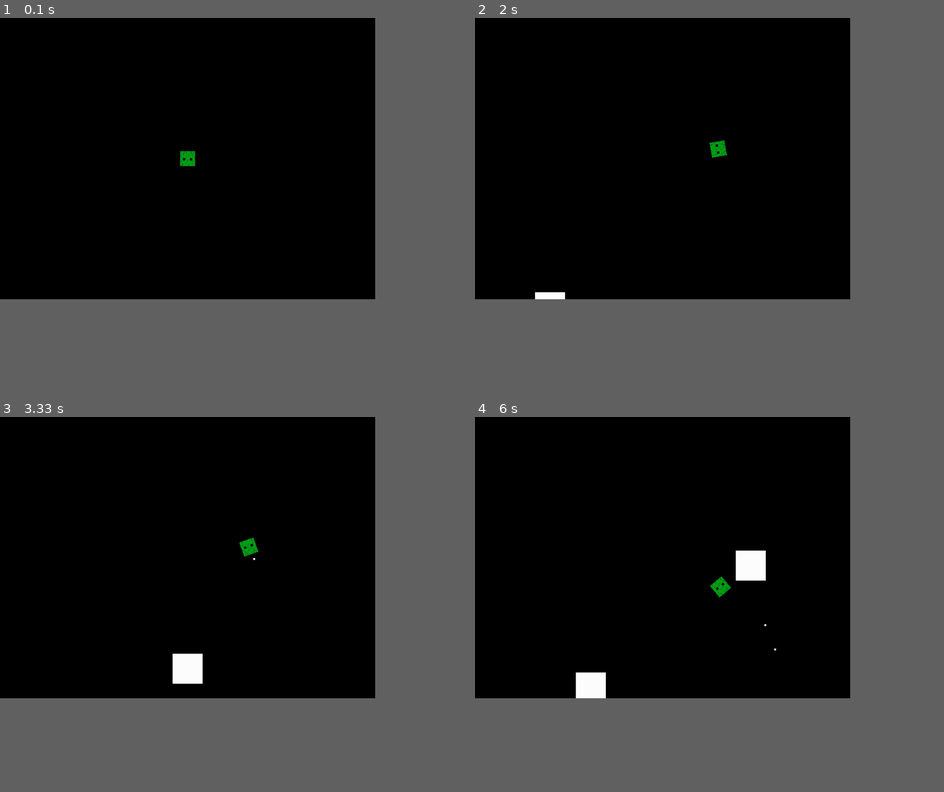
Above: before the commit, frames 1-4 (two rows, left to right).
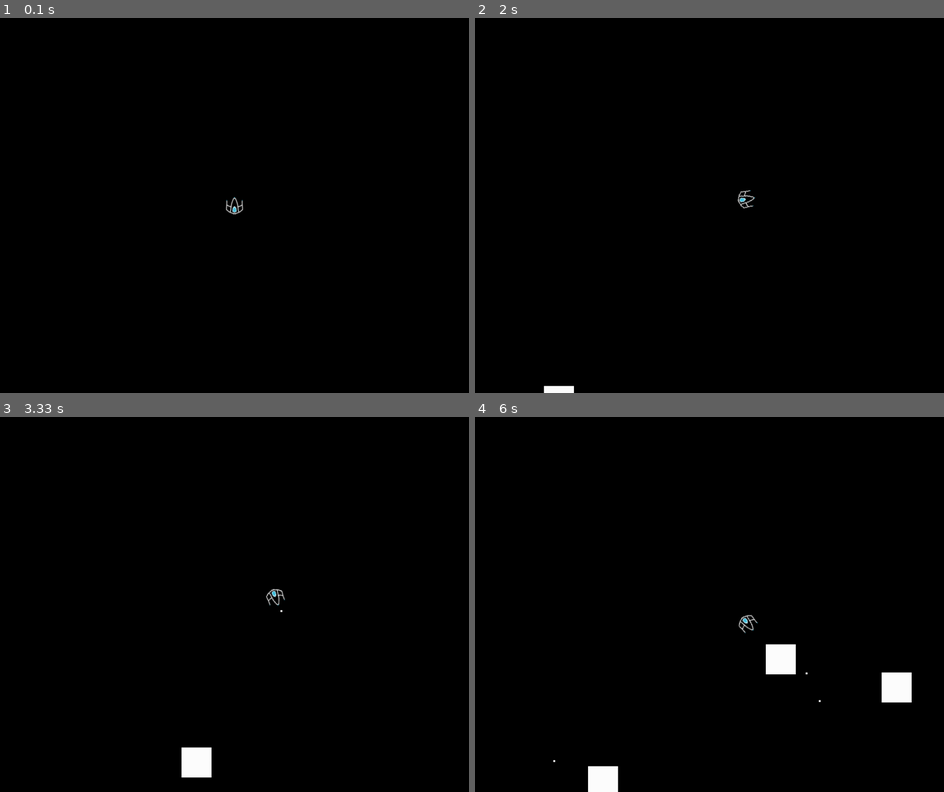
Above: after the commit, the same moments.

Repository: LUDUSLab/stem-games
Game: pygame game, started from AsteroidsEquipe1/main.py
Same seed, same stepped clock (60 frames per second), same inputs: the game is played once before the commit and once after it.
Inputs:
- Up to frame 1 (0.1 s): no input
- Up to frame 2 (2 s): tap Space at 0.33 s; hold A 0.67-1.2 s; hold A 1.23-1.63 s; hold W from 1.67 s (still down)
- Up to frame 3 (3.33 s): release W at 2.03 s; hold D 2.07-2.7 s; hold A 2.73-3.2 s; hold D from 3.23 s (still down); tap Space at 3.3 s
- Up to frame 4 (6 s): tap Space at 3.6, 3.8, 4.13, 4.43, 4.63, 4.93, 5.2, 5.5, 5.63 s; release D at 3.7 s; hold W 3.73-4.03 s; hold D 4.07-4.53 s; hold A 4.57-5.1 s; hold A 5.13-5.53 s; hold W 5.57-5.93 s; hold D from 5.97 s (still down)
In our replay, the window is 720x540 before the commit and 900x720 after it. These sizes can differ from the game's own. Grey fills any space a smaller window leaves; there, only what the larger window draws over its background counts as a difference.

The runs differ from the first frame. In frame 1, 0.2% of the frame differs, in the area x 38-52%, y 35-53%; in frame 2, 0.5%; in frame 3, 1.3%; in frame 4, 2.7%, in the area x 16-94%, y 35-100%.

Commit message:
enemy: big and small enemy has added, its working very well and the sprite has added too/player: sprite added/main: enemy added to game

Diff:
--- a/AsteroidsEquipe1/config.py
+++ b/AsteroidsEquipe1/config.py
@@ -2,7 +2,7 @@
 
 pygame.init()
 
-sw, sh = 800, 600
+sw, sh = 1000, 800
 
 screen = pygame.display.set_mode((sw, sh))
 pygame.display.set_caption("Asteroids")
@@ -16,7 +16,8 @@
 game_clock = pygame.time.Clock()
 
 lives = 0
-enemy = []
+small_enemy = []
+big_enemy = []
 enemy_missile = []
 asteroids = []
 player_missile = []
--- a/AsteroidsEquipe1/enemy.py
+++ b/AsteroidsEquipe1/enemy.py
@@ -1,20 +1,33 @@
 from config import *
+from abc import ABC, abstractmethod
 import random
 
 
-class EnemyShip(object):
+class EnemyShip(ABC):
+    @abstractmethod
+    def move(self):
+        pass
+
+    @abstractmethod
+    def shoot(self):
+        pass
+
+    @abstractmethod
+    def destroy(self):
+        pass
+
+    @abstractmethod
+    def draw(self, screen):
+        pass
+
+
+class SmallEnemyShip(EnemyShip, ABC):
     def __init__(self):
-        self.img = pygame.image.load("../ronald.boadana/snakepro/assets/ronald.boadana_snakehead2.png")
+        self.img = pygame.image.load("../AsteroidsEquipe1/assets/enemy_small.png")
         self.w = self.img.get_width()
         self.h = self.img.get_height()
         self.x, self.y = random.choice([(random.randrange(0, sw - self.w), random.choice([-1 * self.h - 5, sh + 5])),
                                        (random.choice([-1 * self.w - 5, sw + 5]), random.randrange(0, sh - self.h))])
-        self.x_dir = 0
-        self.y_dir = 0
-        self.xv = 0
-        self.yv = 0
-
-    def move(self):
         if self.x < sw // 2:
             self.x_dir = 1
         else:
@@ -23,19 +36,47 @@
             self.y_dir = 1
         else:
             self.y_dir = -1
-        self.xv = self.x_dir * 2
-        self.yv = self.y_dir * 2
+
+    def move(self):
+        self.x += self.x_dir * 2
+        self.y += self.y_dir * 2
+
+    def shoot(self):
+        pass
+
+    def destroy(self):
+        pass
 
     def draw(self, screen):
         screen.blit(self.img, (self.x, self.y))
 
 
-class SmallEnemyShip(EnemyShip):
-    pass
+class BigEnemyShip(EnemyShip, ABC):
+    def __init__(self):
+        self.img = pygame.image.load("../AsteroidsEquipe1/assets/enemy_big.png")
+        self.w = self.img.get_width()
+        self.h = self.img.get_height()
+        self.x, self.y = random.choice([(random.randrange(0, sw - self.w), random.choice([-1 * self.h - 5, sh + 5])),
+                                       (random.choice([-1 * self.w - 5, sw + 5]), random.randrange(0, sh - self.h))])
 
+        if self.x < sw // 2:
+            self.x_dir = 1
+        else:
+            self.x_dir = -1
+        if self.y < sh // 2:
+            self.y_dir = 1
+        else:
+            self.y_dir = -1
 
-class BigEnemyShip(EnemyShip):
-    pass
+    def move(self):
+        self.x += self.x_dir * 2
+        self.y += self.y_dir * 2
 
+    def shoot(self):
+        pass
 
-enemyship = EnemyShip()
+    def destroy(self):
+        pass
+
+    def draw(self, screen):
+        screen.blit(self.img, (self.x, self.y))
--- a/AsteroidsEquipe1/main.py
+++ b/AsteroidsEquipe1/main.py
@@ -17,11 +17,21 @@
 
     if count % 100 == 0:
         asteroids.append(BigAsteroids())
+    if count % 600 == 0:
+        small_enemy.append(SmallEnemyShip())
+    if count % 1000 == 0:
+        big_enemy.append(BigEnemyShip())
 
     for i in asteroids:
         i.move()
 
     for i in player_missile:
+        i.move()
+
+    for i in small_enemy:
+        i.move()
+
+    for i in big_enemy:
         i.move()
 
     if not game_over:
@@ -52,8 +62,13 @@
     for i in asteroids:
         i.draw(screen)
 
+    for i in small_enemy:
+        i.draw(screen)
+
+    for i in big_enemy:
+        i.draw(screen)
+
     playership.draw(screen)
-    enemyship.draw(screen)
 
     pygame.display.update()
 
--- a/AsteroidsEquipe1/player.py
+++ b/AsteroidsEquipe1/player.py
@@ -1,11 +1,10 @@
 import math
 from config import *
-from asteroids import *
 
 
 class PlayerShip(object):
     def __init__(self):
-        self.img = pygame.image.load("../ronald.boadana/snakepro/assets/ronald.boadana_snakehead2.png")
+        self.img = pygame.image.load("../AsteroidsEquipe1/assets/player.png")
         self.w = self.img.get_width()
         self.h = self.img.get_height()
         self.x = sw // 2
@@ -37,8 +36,8 @@
         self.head = (self.x + self.player_cos * self.w // 2, self.y - self.player_sin * self.h // 2)
 
     def move_up(self):
-        self.x += self.player_cos * 6
-        self.y -= self.player_sin * 6
+        self.x += self.player_cos * 4
+        self.y -= self.player_sin * 4
         self.rotate = pygame.transform.rotate(self.img, self.angle)
         self.rotateRect = self.rotate.get_rect()
         self.rotateRect.center = (self.x, self.y)
@@ -56,10 +55,8 @@
         elif self.y > sh + 50:
             self.y = 0
 
-    def player_destroy(self):
-        if player_missile.x == big_asteroids._x and player_missile.y == big_asteroids._y:
-            pass
-
+    def destroy(self):
+        pass
 
     def draw(self, screen):
         # screen.blit(self.img, [self.x, self.y, self.w, self.h])
Binary file removed: AsteroidsEquipe1/assets/img_test.png
